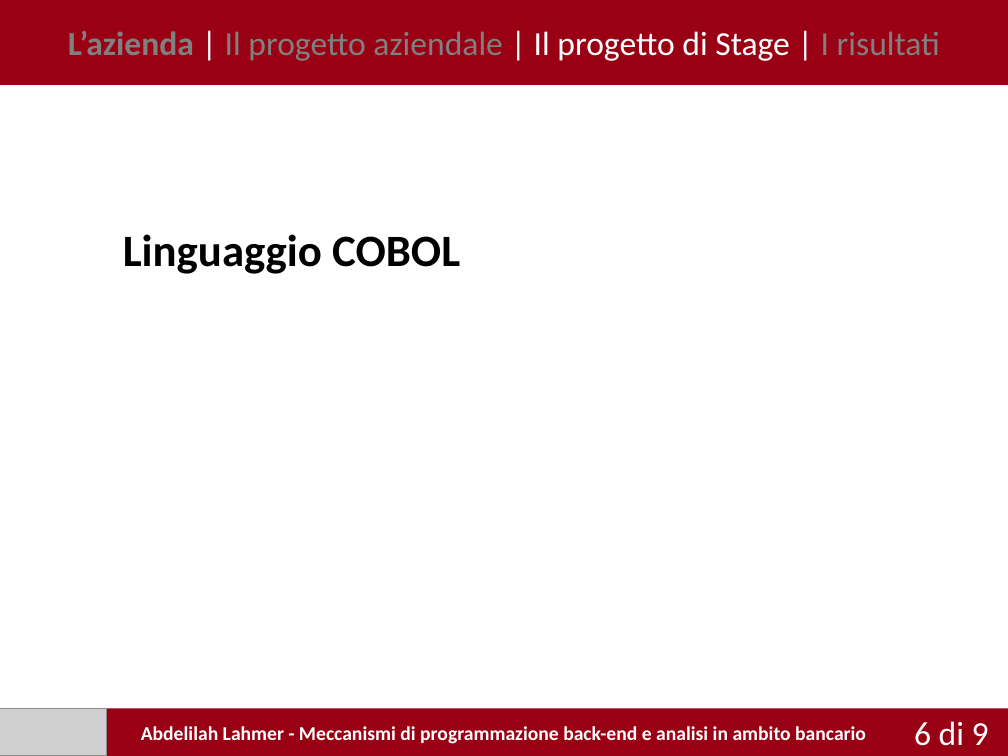
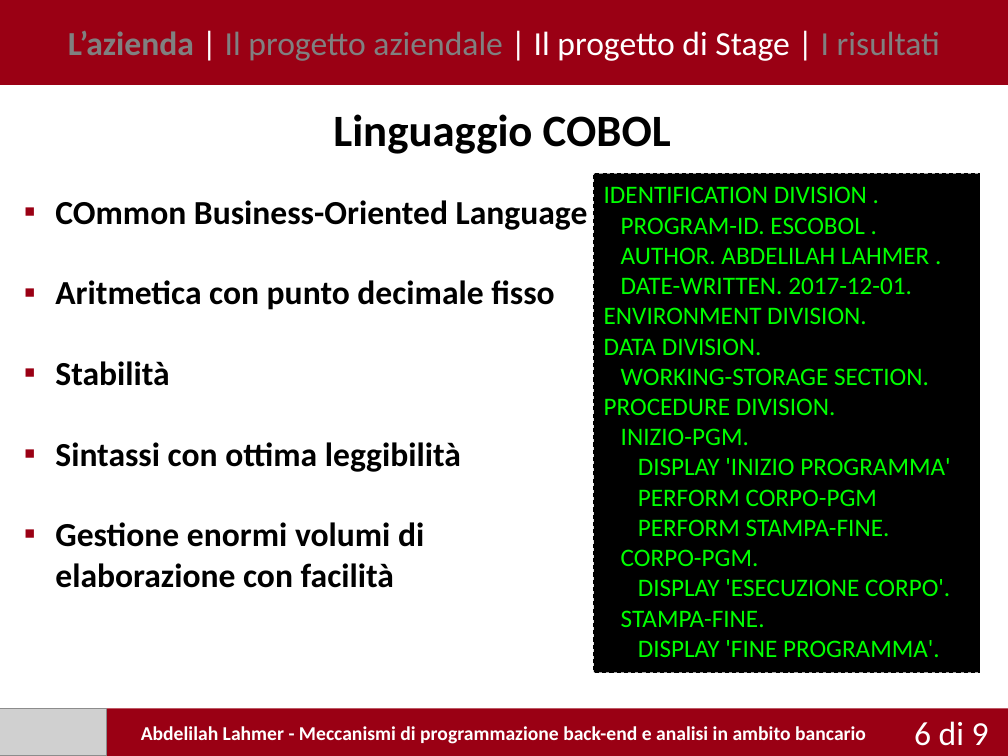
Before and after one commit to ALahmer/Bachelor-Thesis, a slide deck: slide 6 of presentazione/Pptx/Lahmer_Abdelilah_presentazione.pptx. Drawn at 1008x756 pixels with LibreOffice and Linux fonts; fonts in the diff are those of the drawing; grey boxes stand for pictures. Boxes give left, top, right and bottom in pixels: in the first picture for what was removed or moved away, otherwise in the second. Text is boxed around its words. In the diff, an @@ line names an element or a change of style, - is before the commit and + after.

Commit message:
presentazione++

```diff
--- a/presentazione/Pptx/Lahmer_Abdelilah_presentazione.pptx
+++ b/presentazione/Pptx/Lahmer_Abdelilah_presentazione.pptx
@@ text "Linguaggio COBOL": place and size @@
-text "Linguaggio COBOL" at (123,234,460,274)
+text "Linguaggio COBOL" at (333,114,671,154)
@@ rectangle added at (594,173,980,672), fill #000000, outline #000000 0.75 pt dashed, 18 pt, text #00FF00 @@
+IDENTIFICATION DIVISION .
+PROGRAM-ID. ESCOBOL .
+AUTHOR. ABDELILAH LAHMER .
+DATE-WRITTEN. 2017-12-01.
+ENVIRONMENT DIVISION.
+DATA DIVISION.
+WORKING-STORAGE SECTION.
+PROCEDURE DIVISION.
+INIZIO-PGM.
+DISPLAY 'INIZIO PROGRAMMA'
+PERFORM CORPO-PGM
+PERFORM STAMPA-FINE.
+CORPO-PGM.
+DISPLAY 'ESECUZIONE CORPO'.
+STAMPA-FINE.
+DISPLAY 'FINE PROGRAMMA'.
@@ text added at (55,200,588,588), 24 pt, text #000000, bold @@
+▪ COmmon Business-Oriented Language
+▪ Aritmetica con punto decimale fisso
+▪ Stabilità
+▪ Sintassi con ottima leggibilità
+▪ Gestione enormi volumi di elaborazione con facilità
```
Also in this commit, not shown: 4 other slides changed, 1 other file.
